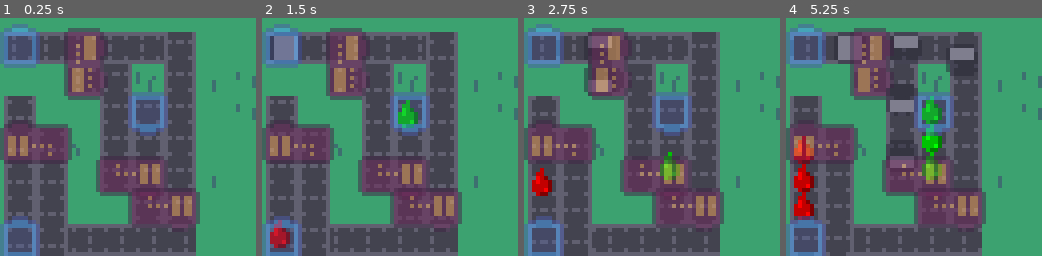
Above: before the commit, frames 1-4 (left to right).
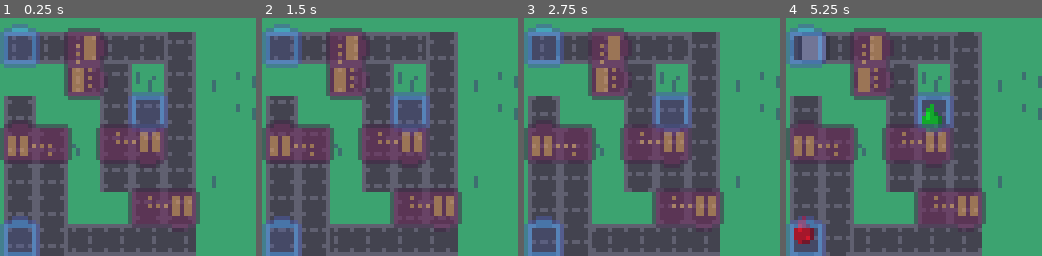
Above: after the commit, the same moments.

Repository: gheja/boxez
Game: Godot game, scene res://scenes/main_screen.tscn
The game is run twice, just before and just after one commit, with the same random seed, the same clock (stepped at 60 frames per second) and the same inputs.
Inputs:
- Up to frame 1 (0.25 s): no input
- Up to frame 2 (1.5 s): no input
- Up to frame 3 (2.75 s): no input
- Up to frame 4 (5.25 s): no input

The runs differ from the first frame. In frame 1, 4.5% of the frame differs, in the area x 37-66%, y 44-75%; in frame 2, 6.6%; in frame 3, 6.4%; in frame 4, 13%, in the area x 3-75%, y 5-95%.

Commit message:
Fixed double-processing in buildings...

Diff:
--- a/src/scenes/building_common.gd
+++ b/src/scenes/building_common.gd
@@ -37,6 +37,14 @@
 		assert(false)
 		return
 
+	print('left entered by ', tmp.debug_name)
+
+	# to make sure we won't double-process it...
+	if tmp.is_currenty_in_building:
+		return
+
+	tmp.is_currenty_in_building = true
+
 	last_object_left = tmp
 	area_entered(tmp, $RightArea/CollisionShape2D_2.global_position - $LeftArea/CollisionShape2D_1.global_position)
 	handle_dual_input()
@@ -49,6 +57,30 @@
 		assert(false)
 		return
 
+	print('right entered by ', tmp.debug_name)
+
+	# to make sure we won't double-process it...
+	if tmp.is_currenty_in_building:
+		return
+
+	tmp.is_currenty_in_building = true
+
 	last_object_right = tmp
 	area_entered(tmp, $LeftArea/CollisionShape2D_1.global_position - $RightArea/CollisionShape2D_2.global_position)
 	handle_dual_input()
+
+func _on_building_area_area_exited(area):
+	var tmp = get_obj_object(area)
+
+	if not tmp:
+		print("what exited?")
+		assert(false)
+		return
+
+	tmp.is_currenty_in_building = false
+
+	if last_object_left == tmp:
+		last_object_left = null
+
+	if last_object_right == tmp:
+		last_object_right = null
--- a/src/scenes/building_merge.tscn
+++ b/src/scenes/building_merge.tscn
@@ -1,10 +1,13 @@
-[gd_scene load_steps=4 format=3 uid="uid://8su3alsqd132"]
+[gd_scene load_steps=5 format=3 uid="uid://8su3alsqd132"]
 
 [ext_resource type="Script" path="res://scenes/building_common.gd" id="1_fdoc3"]
 [ext_resource type="Texture2D" uid="uid://t2eo71jbjc7u" path="res://assets/buildings.png" id="2_jewiq"]
 
 [sub_resource type="RectangleShape2D" id="RectangleShape2D_s287r"]
 size = Vector2(4, 4)
+
+[sub_resource type="RectangleShape2D" id="RectangleShape2D_oewfg"]
+size = Vector2(14, 6)
 
 [node name="BuildingMerge" type="Node2D"]
 script = ExtResource("1_fdoc3")
@@ -34,5 +37,14 @@
 position = Vector2(8, 0)
 shape = SubResource("RectangleShape2D_s287r")
 
+[node name="BuildingArea" type="Area2D" parent="."]
+collision_layer = 0
+collision_mask = 2
+
+[node name="CollisionShape2D" type="CollisionShape2D" parent="BuildingArea"]
+position = Vector2(4, 0)
+shape = SubResource("RectangleShape2D_oewfg")
+
 [connection signal="area_entered" from="LeftArea" to="." method="_on_left_area_area_entered"]
 [connection signal="area_entered" from="RightArea" to="." method="_on_right_area_area_entered"]
+[connection signal="area_exited" from="BuildingArea" to="." method="_on_building_area_area_exited"]
--- a/src/scenes/building_miner.tscn
+++ b/src/scenes/building_miner.tscn
@@ -25,7 +25,7 @@
 shape = SubResource("RectangleShape2D_ys10p")
 
 [node name="Timer" type="Timer" parent="."]
-wait_time = 1.4
+wait_time = 5.0
 autostart = true
 
 [connection signal="area_entered" from="LeftArea" to="." method="_on_left_area_area_entered"]
--- a/src/scenes/building_rotate.tscn
+++ b/src/scenes/building_rotate.tscn
@@ -1,10 +1,13 @@
-[gd_scene load_steps=4 format=3 uid="uid://c575qb6htwcn2"]
+[gd_scene load_steps=5 format=3 uid="uid://c575qb6htwcn2"]
 
 [ext_resource type="Script" path="res://scenes/building_common.gd" id="1_8ejqq"]
 [ext_resource type="Texture2D" uid="uid://t2eo71jbjc7u" path="res://assets/buildings.png" id="2_p2u76"]
 
 [sub_resource type="RectangleShape2D" id="RectangleShape2D_sd0i5"]
 size = Vector2(4, 4)
+
+[sub_resource type="RectangleShape2D" id="RectangleShape2D_loeqa"]
+size = Vector2(6, 6)
 
 [node name="BuildingRotate" type="Node2D"]
 script = ExtResource("1_8ejqq")
@@ -33,5 +36,13 @@
 shape = SubResource("RectangleShape2D_sd0i5")
 disabled = true
 
+[node name="BuildingArea" type="Area2D" parent="."]
+collision_layer = 0
+collision_mask = 2
+
+[node name="CollisionShape2D" type="CollisionShape2D" parent="BuildingArea"]
+shape = SubResource("RectangleShape2D_loeqa")
+
 [connection signal="area_entered" from="LeftArea" to="." method="_on_left_area_area_entered"]
 [connection signal="area_entered" from="RightArea" to="." method="_on_right_area_area_entered"]
+[connection signal="area_exited" from="BuildingArea" to="." method="_on_building_area_area_exited"]
--- a/src/scenes/building_split_horizontal.tscn
+++ b/src/scenes/building_split_horizontal.tscn
@@ -1,10 +1,13 @@
-[gd_scene load_steps=4 format=3 uid="uid://cyb5mci11qds1"]
+[gd_scene load_steps=5 format=3 uid="uid://cyb5mci11qds1"]
 
 [ext_resource type="Script" path="res://scenes/building_common.gd" id="1_aimcu"]
 [ext_resource type="Texture2D" uid="uid://t2eo71jbjc7u" path="res://assets/buildings.png" id="1_clgnj"]
 
 [sub_resource type="RectangleShape2D" id="RectangleShape2D_gxn8b"]
 size = Vector2(4, 4)
+
+[sub_resource type="RectangleShape2D" id="RectangleShape2D_e7egs"]
+size = Vector2(14, 6)
 
 [node name="BuildingSplitHorizontal" type="Node2D"]
 script = ExtResource("1_aimcu")
@@ -34,5 +37,14 @@
 position = Vector2(8, 0)
 shape = SubResource("RectangleShape2D_gxn8b")
 
+[node name="BuildingArea" type="Area2D" parent="."]
+collision_layer = 0
+collision_mask = 2
+
+[node name="CollisionShape2D" type="CollisionShape2D" parent="BuildingArea"]
+position = Vector2(4, 0)
+shape = SubResource("RectangleShape2D_e7egs")
+
 [connection signal="area_entered" from="LeftArea" to="." method="_on_left_area_area_entered"]
 [connection signal="area_entered" from="RightArea" to="." method="_on_right_area_area_entered"]
+[connection signal="area_exited" from="BuildingArea" to="." method="_on_building_area_area_exited"]
--- a/src/scenes/building_split_vertical.tscn
+++ b/src/scenes/building_split_vertical.tscn
@@ -1,10 +1,13 @@
-[gd_scene load_steps=4 format=3 uid="uid://b0vixmukwv5gc"]
+[gd_scene load_steps=5 format=3 uid="uid://b0vixmukwv5gc"]
 
 [ext_resource type="Texture2D" uid="uid://t2eo71jbjc7u" path="res://assets/buildings.png" id="1_a3o84"]
 [ext_resource type="Script" path="res://scenes/building_common.gd" id="1_iljvp"]
 
 [sub_resource type="RectangleShape2D" id="RectangleShape2D_s287r"]
 size = Vector2(4, 4)
+
+[sub_resource type="RectangleShape2D" id="RectangleShape2D_xhlkc"]
+size = Vector2(14, 6)
 
 [node name="BuildingSplitVertical" type="Node2D"]
 script = ExtResource("1_iljvp")
@@ -34,5 +37,14 @@
 position = Vector2(8, 0)
 shape = SubResource("RectangleShape2D_s287r")
 
+[node name="BuildingArea" type="Area2D" parent="."]
+collision_layer = 0
+collision_mask = 2
+
+[node name="CollisionShape2D" type="CollisionShape2D" parent="BuildingArea"]
+position = Vector2(4, 0)
+shape = SubResource("RectangleShape2D_xhlkc")
+
 [connection signal="area_entered" from="LeftArea" to="." method="_on_left_area_area_entered"]
 [connection signal="area_entered" from="RightArea" to="." method="_on_right_area_area_entered"]
+[connection signal="area_exited" from="BuildingArea" to="." method="_on_building_area_area_exited"]
--- a/src/scenes/building_stack.tscn
+++ b/src/scenes/building_stack.tscn
@@ -1,10 +1,13 @@
-[gd_scene load_steps=4 format=3 uid="uid://bhdh8fdgcibc7"]
+[gd_scene load_steps=5 format=3 uid="uid://bhdh8fdgcibc7"]
 
 [ext_resource type="Script" path="res://scenes/building_common.gd" id="1_2yl83"]
 [ext_resource type="Texture2D" uid="uid://t2eo71jbjc7u" path="res://assets/buildings.png" id="2_87yqr"]
 
 [sub_resource type="RectangleShape2D" id="RectangleShape2D_s287r"]
 size = Vector2(4, 4)
+
+[sub_resource type="RectangleShape2D" id="RectangleShape2D_25b8y"]
+size = Vector2(14, 6)
 
 [node name="BuildingStack" type="Node2D"]
 script = ExtResource("1_2yl83")
@@ -34,5 +37,14 @@
 position = Vector2(8, 0)
 shape = SubResource("RectangleShape2D_s287r")
 
+[node name="BuildingArea" type="Area2D" parent="."]
+collision_layer = 0
+collision_mask = 2
+
+[node name="CollisionShape2D" type="CollisionShape2D" parent="BuildingArea"]
+position = Vector2(4, 0)
+shape = SubResource("RectangleShape2D_25b8y")
+
 [connection signal="area_entered" from="LeftArea" to="." method="_on_left_area_area_entered"]
 [connection signal="area_entered" from="RightArea" to="." method="_on_right_area_area_entered"]
+[connection signal="area_exited" from="BuildingArea" to="." method="_on_building_area_area_exited"]
--- a/src/scenes/level_1.tscn
+++ b/src/scenes/level_1.tscn
@@ -118,7 +118,7 @@
 position = Vector2(108, 44)
 
 [node name="BuildingMerge6" parent="BuildingsContainer" instance=ExtResource("7_hm2ki")]
-position = Vector2(164, 44)
+position = Vector2(164, 36)
 rotation = -3.14159
 
 [node name="BuildingMerge8" parent="BuildingsContainer" instance=ExtResource("7_hm2ki")]
--- a/src/scenes/obj_common.gd
+++ b/src/scenes/obj_common.gd
@@ -3,9 +3,9 @@
 @export_enum("object", "paint") var resource_type = "object"
 
 var belt_velocity = Vector2.ZERO
-var skip_next_collision = false
 var held_at_building = false
 var debug_name = "?"
+var is_currenty_in_building = false
 
 func _ready():
 	debug_name = "obj-" + str(Lib.get_unique_index())
@@ -94,11 +94,6 @@
 
 		return
 
-	if skip_next_collision:
-		# print('  skip collision!')
-		skip_next_collision = false
-		return
-
 	if building_name == "rotate":
 		var tmp = Sprite2D.new()
 		copy_sprite_parameters($Visuals/Parts/BottomLeftSprite, tmp)
@@ -108,7 +103,7 @@
 		copy_sprite_parameters(tmp, $Visuals/Parts/TopLeftSprite)
 	elif building_name == "split_vertical":
 		var other = load("res://scenes/obj_object.tscn").instantiate()
-		other.skip_next_collision = true
+		other.is_currenty_in_building = true
 		other.global_position += self.global_position + secondary_offset
 		copy_all_sprite_parameters(self, other)
 		self.call_deferred("add_sibling", other)
@@ -121,7 +116,7 @@
 		clear_sprite_parameters(other.get_node("Visuals/Parts/BottomLeftSprite") as Sprite2D)
 	elif building_name == "split_horizontal":
 		var other = load("res://scenes/obj_object.tscn").instantiate()
-		other.skip_next_collision = true
+		other.is_currenty_in_building = true
 		other.global_position += self.global_position + secondary_offset
 		copy_all_sprite_parameters(self, other)
 		self.call_deferred("add_sibling", other)
@@ -152,10 +147,6 @@
 			tmp = left.global_position
 			left.global_position = right.global_position
 			right.global_position = tmp
-
-			# because of the position swapping the areas will collide
-			left.skip_next_collision = true
-			right.skip_next_collision = true
 
 			# swap the "pointers"
 			tmp = left
Not shown: 2 places in src/scenes/obj_object.tscn that only renumber resources
Not shown: 2 places in src/scenes/obj_paint.tscn that only renumber resources
